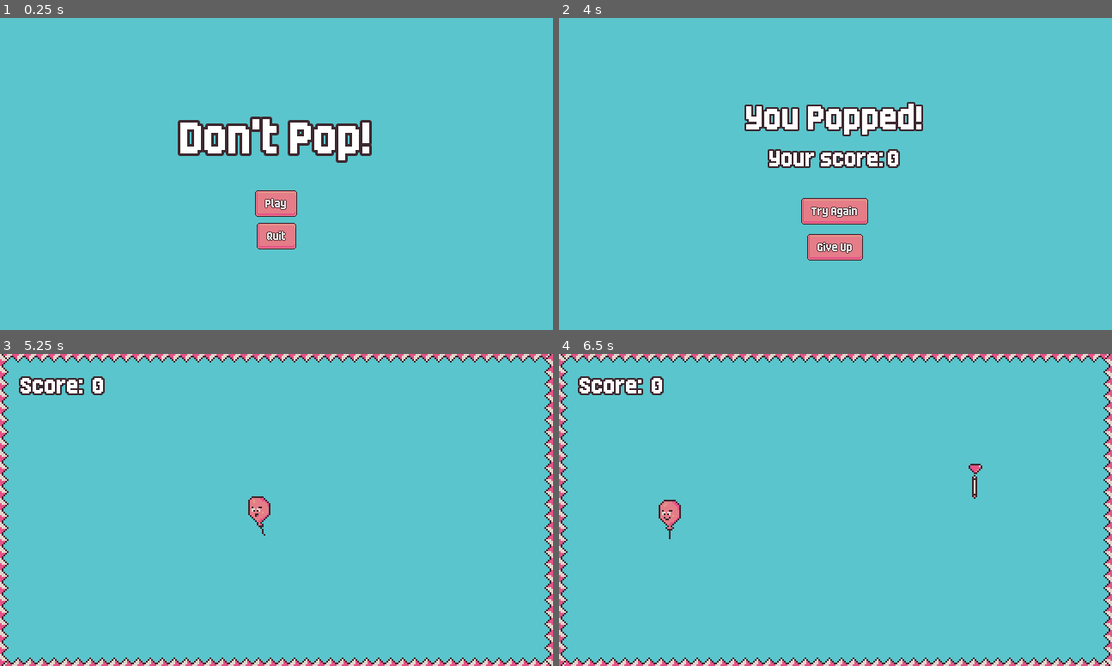
Above: before the commit, frames 1-4 (two rows, left to right).
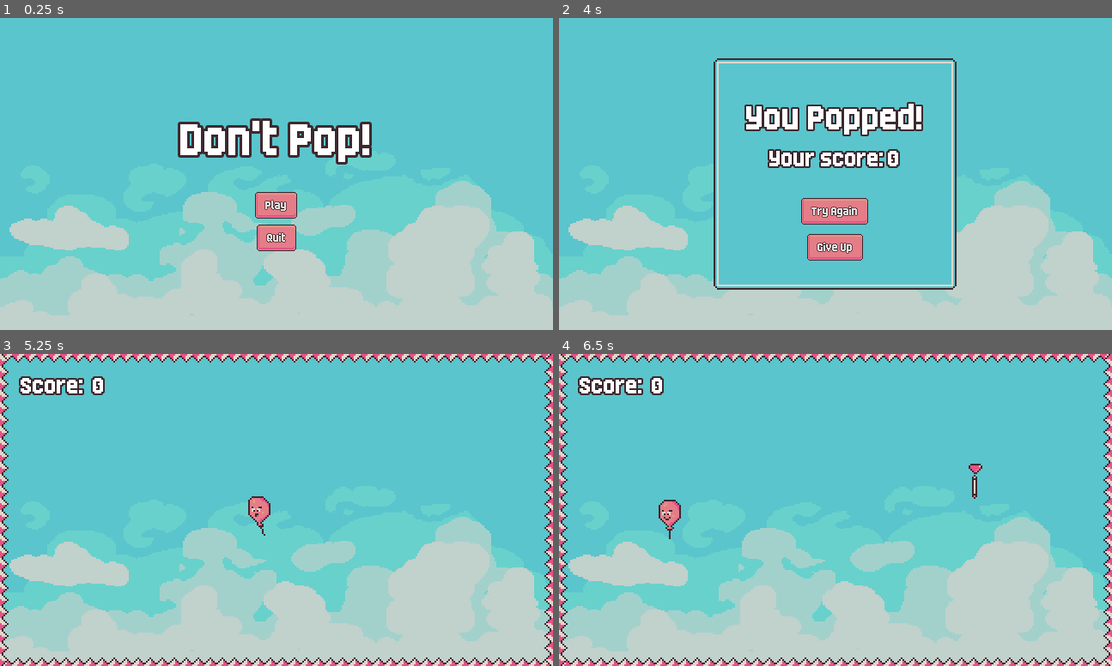
Above: after the commit, the same moments.

Repository: dewald-els/dontpop-2
Game: Godot game, scene res://scenes/screens/main_menu/main_menu_screen.tscn
Two runs of this game, one before a commit and one after it. Both use one fixed random seed, a clock stepped at 60 frames per second and the inputs below.
Inputs (mouse positions are in pixels of both pictures, inside the frame that each line leads up to):
- Up to frame 1 (0.25 s): no input
- Up to frame 2 (4 s): click "Play" at 0.5 s; tap Enter at 1.25 s; move the mouse to (957, 158) at 1.27 s; hold Right (player_right) 1.28-2 s; tap O at 1.35 s; click (957, 158) at 1.42 s; drag from (724, 189) to (946, 177) at 2.02 s; move the mouse to (890, 105) at 2.77 s; hold Right (player_right) 2.78-3.5 s; tap Shift at 2.85 s; drag from (807, 236) to (669, 127) at 3.52 s
- Up to frame 3 (5.25 s): click "Try Again" at 4.25 s; tap Space at 5 s; move the mouse to (442, 556) at 5.02 s; hold Left (player_left) from 5.03 s (still down); tap O at 5.1 s
- Up to frame 4 (6.5 s): release Left (player_left) at 5.75 s; drag from (669, 463) to (724, 513) at 5.77 s

The runs differ from the first frame. In frame 1, 32% of the frame differs, in the area x 0-100%, y 31-100%; in frame 2, 25%; in frame 3, 29%; in frame 4, 29%.

Commit message:
feat: Sky bg, panel themes

Diff:
--- a/dont-pop-src/assets/theme/game_theme.tres
+++ b/dont-pop-src/assets/theme/game_theme.tres
@@ -1,7 +1,8 @@
-[gd_resource type="Theme" load_steps=8 format=3 uid="uid://c77nee8mfup5a"]
+[gd_resource type="Theme" load_steps=12 format=3 uid="uid://c77nee8mfup5a"]
 
 [ext_resource type="FontFile" uid="uid://b7aegphpn6jw7" path="res://assets/theme/fonts/born2bsporty-fs/Born2bSportyFS.otf" id="1_k528p"]
 [ext_resource type="Texture2D" uid="uid://ncpdhnxegaos" path="res://assets/theme/sprites/backgrounds/001.png" id="1_trfjm"]
+[ext_resource type="Texture2D" uid="uid://cto67ouwm7laj" path="res://assets/theme/sprites/panels/panel_blue.png" id="3_cu4xe"]
 
 [sub_resource type="StyleBoxTexture" id="StyleBoxTexture_4lwr2"]
 texture = ExtResource("1_trfjm")
@@ -54,6 +55,29 @@
 [sub_resource type="StyleBoxFlat" id="StyleBoxFlat_k528p"]
 bg_color = Color(0.352941, 0.772549, 0.8, 1)
 
+[sub_resource type="StyleBoxTexture" id="StyleBoxTexture_eckwq"]
+texture = ExtResource("3_cu4xe")
+texture_margin_left = 6.0
+texture_margin_top = 6.0
+texture_margin_right = 6.0
+texture_margin_bottom = 6.0
+
+[sub_resource type="StyleBoxTexture" id="StyleBoxTexture_cqbvn"]
+texture = ExtResource("1_trfjm")
+texture_margin_left = 4.0
+texture_margin_top = 5.0
+texture_margin_right = 3.0
+texture_margin_bottom = 5.0
+region_rect = Rect2(18, 0, 18, 18)
+
+[sub_resource type="StyleBoxTexture" id="StyleBoxTexture_i0b23"]
+texture = ExtResource("1_trfjm")
+texture_margin_left = 4.0
+texture_margin_top = 5.0
+texture_margin_right = 3.0
+texture_margin_bottom = 5.0
+region_rect = Rect2(36, 0, 18, 18)
+
 [resource]
 Button/colors/font_outline_color = Color(0, 0, 0, 1)
 Button/constants/outline_size = 2
@@ -66,3 +90,9 @@
 Label/constants/outline_size = 8
 Label/fonts/font = ExtResource("1_k528p")
 PanelContainer/styles/panel = SubResource("StyleBoxFlat_k528p")
+PanelContainerBlueBordered/base_type = &"PanelContainer"
+PanelContainerBlueBordered/styles/panel = SubResource("StyleBoxTexture_eckwq")
+PanelContainerOrange/base_type = &"PanelContainer"
+PanelContainerOrange/styles/panel = SubResource("StyleBoxTexture_cqbvn")
+PanelContainerRed/base_type = &"PanelContainer"
+PanelContainerRed/styles/panel = SubResource("StyleBoxTexture_i0b23")
--- a/dont-pop-src/scenes/game/game.tscn
+++ b/dont-pop-src/scenes/game/game.tscn
@@ -1,8 +1,8 @@
 [gd_scene load_steps=9 format=4 uid="uid://bbnybbaxkfywo"]
 
 [ext_resource type="Script" uid="uid://dw3od1sc23rae" path="res://scenes/game/game.gd" id="1_sul5r"]
-[ext_resource type="PackedScene" uid="uid://dbg4niw8k1sbt" path="res://scenes/sky/sky.tscn" id="2_7h61r"]
 [ext_resource type="PackedScene" uid="uid://cy82ut854jv8p" path="res://scenes/player/player.tscn" id="3_0sr1o"]
+[ext_resource type="PackedScene" uid="uid://cpvupx01cjrno" path="res://scenes/sky_ background/sky_background.tscn" id="3_87uf6"]
 [ext_resource type="TileSet" uid="uid://p1k8y1pl3anh" path="res://assets/tiles/tiles.tres" id="3_kelw5"]
 [ext_resource type="PackedScene" uid="uid://cly66wkp7q7rl" path="res://scenes/hazard_spawner/hazard_spawner.tscn" id="5_lfrn8"]
 [ext_resource type="PackedScene" uid="uid://41lviliu15bs" path="res://scenes/coin_spawner/coin_spawner.tscn" id="6_bdhmt"]
@@ -14,7 +14,7 @@
 
 [node name="HUD" parent="." instance=ExtResource("7_bdhmt")]
 
-[node name="Sky" parent="." instance=ExtResource("2_7h61r")]
+[node name="SkyBackground" parent="." instance=ExtResource("3_87uf6")]
 
 [node name="Camera2D" type="Camera2D" parent="."]
 anchor_mode = 0
--- a/dont-pop-src/scenes/power_ups/base_power_up.tscn
+++ b/dont-pop-src/scenes/power_ups/base_power_up.tscn
@@ -1,6 +1,46 @@
-[gd_scene load_steps=2 format=3 uid="uid://do5vl4e7flf8u"]
+[gd_scene load_steps=6 format=3 uid="uid://do5vl4e7flf8u"]
 
 [ext_resource type="Script" uid="uid://gvfdyetm6vrn" path="res://scenes/power_ups/base_power_up.gd" id="1_1vmb3"]
+[ext_resource type="Texture2D" uid="uid://bxtok28wd0ky7" path="res://scenes/power_ups/bomb/sprites/cherry_bomb.png" id="2_yf110"]
+
+[sub_resource type="Animation" id="Animation_yf110"]
+resource_name = "idle"
+length = 0.6
+loop_mode = 1
+step = 0.05
+tracks/0/type = "value"
+tracks/0/imported = false
+tracks/0/enabled = true
+tracks/0/path = NodePath("Visuals:position")
+tracks/0/interp = 2
+tracks/0/loop_wrap = true
+tracks/0/keys = {
+"times": PackedFloat32Array(0, 0.3),
+"transitions": PackedFloat32Array(1, 1),
+"update": 0,
+"values": [Vector2(0, 0), Vector2(0, -10)]
+}
+
+[sub_resource type="Animation" id="Animation_bn2gr"]
+length = 0.001
+tracks/0/type = "value"
+tracks/0/imported = false
+tracks/0/enabled = true
+tracks/0/path = NodePath("Visuals:position")
+tracks/0/interp = 1
+tracks/0/loop_wrap = true
+tracks/0/keys = {
+"times": PackedFloat32Array(0),
+"transitions": PackedFloat32Array(1),
+"update": 0,
+"values": [Vector2(0, 0)]
+}
+
+[sub_resource type="AnimationLibrary" id="AnimationLibrary_8td5t"]
+_data = {
+&"RESET": SubResource("Animation_bn2gr"),
+&"idle": SubResource("Animation_yf110")
+}
 
 [node name="BasePowerUp" type="Node2D"]
 script = ExtResource("1_1vmb3")
@@ -8,6 +48,7 @@
 [node name="Visuals" type="Node2D" parent="."]
 
 [node name="Sprite2D" type="Sprite2D" parent="Visuals"]
+texture = ExtResource("2_yf110")
 
 [node name="CollectArea2D" type="Area2D" parent="Visuals"]
 unique_name_in_owner = true
@@ -15,3 +56,7 @@
 collision_mask = 4
 
 [node name="AnimationPlayer" type="AnimationPlayer" parent="."]
+libraries = {
+&"": SubResource("AnimationLibrary_8td5t")
+}
+autoplay = "idle"
--- a/dont-pop-src/scenes/screens/main_menu/main_menu_screen.tscn
+++ b/dont-pop-src/scenes/screens/main_menu/main_menu_screen.tscn
@@ -1,42 +1,44 @@
-[gd_scene load_steps=4 format=3 uid="uid://dbcnj6ei1qbrf"]
+[gd_scene load_steps=5 format=3 uid="uid://dbcnj6ei1qbrf"]
 
 [ext_resource type="Script" uid="uid://wsw0ghqq3dbs" path="res://scenes/screens/main_menu/main_menu_screen.gd" id="1_mf2mp"]
 [ext_resource type="Theme" uid="uid://c77nee8mfup5a" path="res://assets/theme/game_theme.tres" id="1_vkt5c"]
 [ext_resource type="PackedScene" uid="uid://bbnybbaxkfywo" path="res://scenes/game/game.tscn" id="2_lk734"]
+[ext_resource type="PackedScene" uid="uid://cpvupx01cjrno" path="res://scenes/sky_ background/sky_background.tscn" id="3_bxtyq"]
 
 [node name="MainMenuScreen" type="CanvasLayer"]
 script = ExtResource("1_mf2mp")
 game_scene = ExtResource("2_lk734")
 
-[node name="PanelContainer" type="PanelContainer" parent="."]
-anchors_preset = 15
-anchor_right = 1.0
-anchor_bottom = 1.0
-grow_horizontal = 2
-grow_vertical = 2
-theme = ExtResource("1_vkt5c")
+[node name="Background" parent="." instance=ExtResource("3_bxtyq")]
 
-[node name="MarginContainer" type="MarginContainer" parent="PanelContainer"]
-layout_mode = 2
+[node name="MarginContainer" type="MarginContainer" parent="."]
+offset_left = 178.0
+offset_top = 66.0
+offset_right = 466.0
+offset_bottom = 303.0
+theme_override_constants/margin_left = 32
+theme_override_constants/margin_top = 32
+theme_override_constants/margin_right = 32
+theme_override_constants/margin_bottom = 32
 
-[node name="VBoxContainer" type="VBoxContainer" parent="PanelContainer/MarginContainer"]
+[node name="VBoxContainer" type="VBoxContainer" parent="MarginContainer"]
 layout_mode = 2
 size_flags_horizontal = 4
 size_flags_vertical = 4
 theme_override_constants/separation = 32
 
-[node name="Label" type="Label" parent="PanelContainer/MarginContainer/VBoxContainer"]
+[node name="Label" type="Label" parent="MarginContainer/VBoxContainer"]
 layout_mode = 2
 theme = ExtResource("1_vkt5c")
 theme_override_constants/outline_size = 12
 theme_override_font_sizes/font_size = 64
 text = "Don't Pop!"
 
-[node name="VBoxContainer" type="VBoxContainer" parent="PanelContainer/MarginContainer/VBoxContainer"]
+[node name="VBoxContainer" type="VBoxContainer" parent="MarginContainer/VBoxContainer"]
 layout_mode = 2
 theme_override_constants/separation = 12
 
-[node name="PlayButton" type="Button" parent="PanelContainer/MarginContainer/VBoxContainer/VBoxContainer"]
+[node name="PlayButton" type="Button" parent="MarginContainer/VBoxContainer/VBoxContainer"]
 unique_name_in_owner = true
 layout_mode = 2
 size_flags_horizontal = 4
@@ -44,9 +46,10 @@
 theme = ExtResource("1_vkt5c")
 text = "Play"
 
-[node name="QuitButton" type="Button" parent="PanelContainer/MarginContainer/VBoxContainer/VBoxContainer"]
+[node name="QuitButton" type="Button" parent="MarginContainer/VBoxContainer/VBoxContainer"]
 unique_name_in_owner = true
 layout_mode = 2
 size_flags_horizontal = 4
 size_flags_vertical = 4
+theme = ExtResource("1_vkt5c")
 text = "Quit"
--- a/dont-pop-src/scenes/screens/try_again/try_again_screen.tscn
+++ b/dont-pop-src/scenes/screens/try_again/try_again_screen.tscn
@@ -1,50 +1,62 @@
-[gd_scene load_steps=3 format=3 uid="uid://faj1ctn8486d"]
+[gd_scene load_steps=4 format=3 uid="uid://faj1ctn8486d"]
 
 [ext_resource type="Script" uid="uid://c5lmmdj8xxbvu" path="res://scenes/screens/try_again/try_again_screen.gd" id="1_pqdp5"]
 [ext_resource type="Theme" uid="uid://c77nee8mfup5a" path="res://assets/theme/game_theme.tres" id="2_6e5l4"]
+[ext_resource type="PackedScene" uid="uid://cpvupx01cjrno" path="res://scenes/sky_ background/sky_background.tscn" id="2_eqj1r"]
 
 [node name="TryAgainScreen" type="CanvasLayer"]
 script = ExtResource("1_pqdp5")
 
-[node name="PanelContainer" type="PanelContainer" parent="."]
-anchors_preset = 15
-anchor_right = 1.0
-anchor_bottom = 1.0
-grow_horizontal = 2
-grow_vertical = 2
+[node name="Background" parent="." instance=ExtResource("2_eqj1r")]
+
+[node name="MarginContainer" type="MarginContainer" parent="."]
+offset_left = 6.0
+offset_top = 6.0
+offset_right = 638.0
+offset_bottom = 358.0
+
+[node name="PanelContainer" type="PanelContainer" parent="MarginContainer"]
+layout_mode = 2
+size_flags_horizontal = 4
+size_flags_vertical = 4
 theme = ExtResource("2_6e5l4")
+theme_type_variation = &"PanelContainerBlueBordered"
 
-[node name="MarginContainer" type="MarginContainer" parent="PanelContainer"]
+[node name="MarginContainer" type="MarginContainer" parent="MarginContainer/PanelContainer"]
 layout_mode = 2
+theme_override_constants/margin_left = 32
+theme_override_constants/margin_top = 32
+theme_override_constants/margin_right = 32
+theme_override_constants/margin_bottom = 32
 
-[node name="VBoxContainer" type="VBoxContainer" parent="PanelContainer/MarginContainer"]
+[node name="VBoxContainer" type="VBoxContainer" parent="MarginContainer/PanelContainer/MarginContainer"]
 layout_mode = 2
 size_flags_horizontal = 4
 size_flags_vertical = 4
 theme_override_constants/separation = 32
 
-[node name="VBoxContainer" type="VBoxContainer" parent="PanelContainer/MarginContainer/VBoxContainer"]
+[node name="VBoxContainer" type="VBoxContainer" parent="MarginContainer/PanelContainer/MarginContainer/VBoxContainer"]
 layout_mode = 2
 
-[node name="Label" type="Label" parent="PanelContainer/MarginContainer/VBoxContainer/VBoxContainer"]
+[node name="Label" type="Label" parent="MarginContainer/PanelContainer/MarginContainer/VBoxContainer/VBoxContainer"]
 layout_mode = 2
 theme = ExtResource("2_6e5l4")
 theme_override_font_sizes/font_size = 48
 text = "You Popped!"
 horizontal_alignment = 1
 
-[node name="HBoxContainer" type="HBoxContainer" parent="PanelContainer/MarginContainer/VBoxContainer/VBoxContainer"]
+[node name="HBoxContainer" type="HBoxContainer" parent="MarginContainer/PanelContainer/MarginContainer/VBoxContainer/VBoxContainer"]
 layout_mode = 2
 size_flags_horizontal = 4
 
-[node name="ScoreLabelText" type="Label" parent="PanelContainer/MarginContainer/VBoxContainer/VBoxContainer/HBoxContainer"]
+[node name="ScoreLabelText" type="Label" parent="MarginContainer/PanelContainer/MarginContainer/VBoxContainer/VBoxContainer/HBoxContainer"]
 layout_mode = 2
 theme = ExtResource("2_6e5l4")
 theme_override_font_sizes/font_size = 32
 text = "Your score:"
 horizontal_alignment = 1
 
-[node name="ScoreLabel" type="Label" parent="PanelContainer/MarginContainer/VBoxContainer/VBoxContainer/HBoxContainer"]
+[node name="ScoreLabel" type="Label" parent="MarginContainer/PanelContainer/MarginContainer/VBoxContainer/VBoxContainer/HBoxContainer"]
 unique_name_in_owner = true
 layout_mode = 2
 theme = ExtResource("2_6e5l4")
@@ -52,11 +64,11 @@
 text = "0"
 horizontal_alignment = 1
 
-[node name="VBoxContainer2" type="VBoxContainer" parent="PanelContainer/MarginContainer/VBoxContainer"]
+[node name="VBoxContainer2" type="VBoxContainer" parent="MarginContainer/PanelContainer/MarginContainer/VBoxContainer"]
 layout_mode = 2
 theme_override_constants/separation = 16
 
-[node name="TryAgainButton" type="Button" parent="PanelContainer/MarginContainer/VBoxContainer/VBoxContainer2"]
+[node name="TryAgainButton" type="Button" parent="MarginContainer/PanelContainer/MarginContainer/VBoxContainer/VBoxContainer2"]
 unique_name_in_owner = true
 layout_mode = 2
 size_flags_horizontal = 4
@@ -64,7 +76,7 @@
 theme = ExtResource("2_6e5l4")
 text = "Try Again"
 
-[node name="GiveUpButton" type="Button" parent="PanelContainer/MarginContainer/VBoxContainer/VBoxContainer2"]
+[node name="GiveUpButton" type="Button" parent="MarginContainer/PanelContainer/MarginContainer/VBoxContainer/VBoxContainer2"]
 unique_name_in_owner = true
 layout_mode = 2
 size_flags_horizontal = 4
--- /dev/null
+++ b/dont-pop-src/scenes/sky_ background/sky_background.tscn
@@ -0,0 +1,16 @@
+[gd_scene load_steps=3 format=3 uid="uid://cpvupx01cjrno"]
+
+[ext_resource type="PackedScene" uid="uid://dbg4niw8k1sbt" path="res://scenes/sky/sky.tscn" id="1_6ipa3"]
+[ext_resource type="Texture2D" uid="uid://ca4lwbg3qep8v" path="res://assets/sky/sky.png" id="2_fs16n"]
+
+[node name="Background" type="Node2D"]
+
+[node name="SkyTile" parent="." instance=ExtResource("1_6ipa3")]
+position = Vector2(320, 180)
+scale = Vector2(42, 24.5)
+
+[node name="SkyClouds" parent="." instance=ExtResource("1_6ipa3")]
+modulate = Color(1, 1, 1, 0.752941)
+position = Vector2(320, 180)
+scale = Vector2(1.05, 0.816667)
+texture = ExtResource("2_fs16n")
Binary file added: dont-pop-src/assets/sky/sky.png
Not shown, added: dont-pop-src/assets/sky/sky.png.import
Binary file added: dont-pop-src/assets/theme/sprites/panels/panel_blue.png
Not shown, added: dont-pop-src/assets/theme/sprites/panels/panel_blue.png.import
Not shown, added: art/environment/background/skey.aseprite
Not shown, added: art/environment/background/sky.png
Not shown, added: art/ui/panels/panel_blue.aseprite
Not shown, added: art/ui/panels/panel_blue.png
